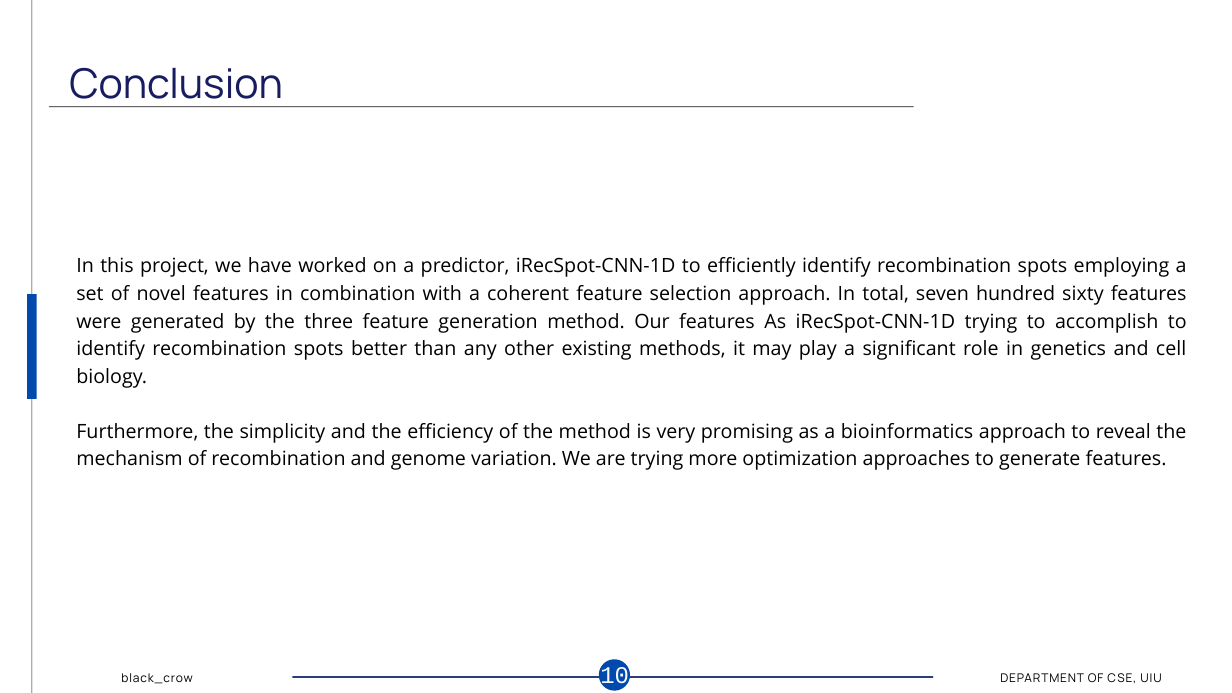
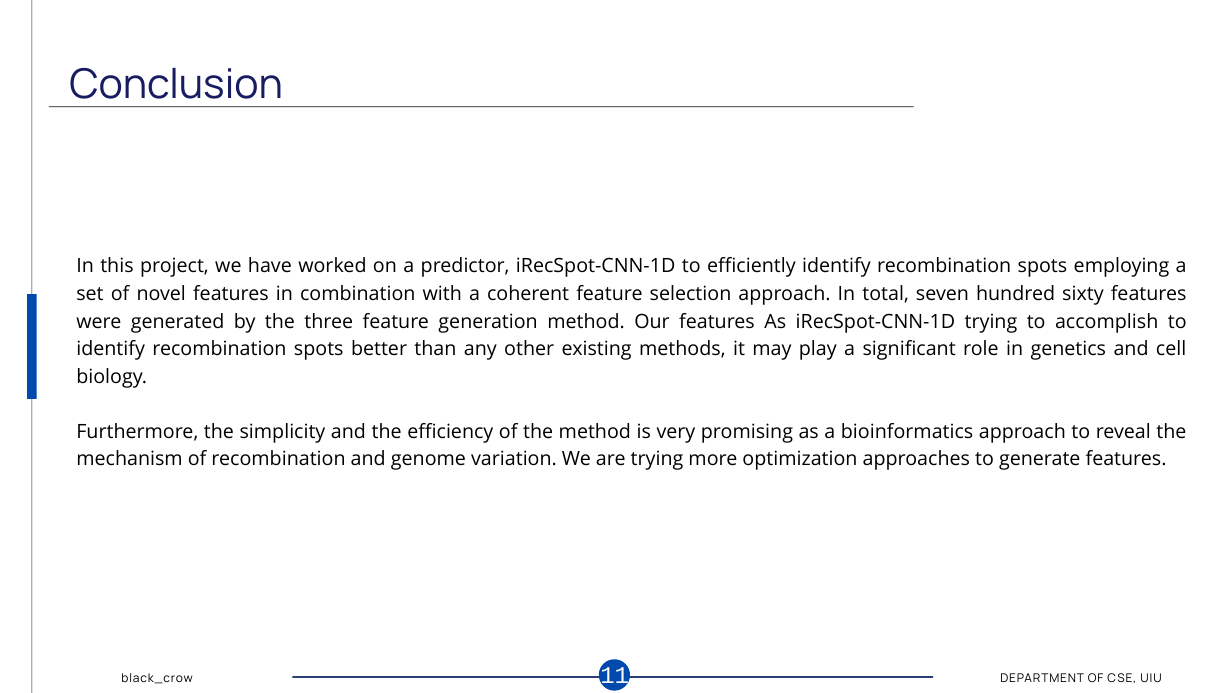
Before and after one commit to oii-nasif/Pattern-Recognition, a slide deck: slide 12 of hotspot/iRSpot-CNN-1D_final.pptx (slide 11 before the commit). Drawn at 1232x693 pixels with LibreOffice and Linux fonts; fonts in the diff are those of the drawing; background and template pictures are left out. Boxes give left, top, right and bottom in pixels: in the first picture for what was removed or moved away, otherwise in the second. Text is boxed around its words. In the diff, an @@ line names an element or a change of style, - is before the commit and + after.

```diff
--- a/hotspot/iRSpot-CNN-1D_final.pptx
+++ b/hotspot/iRSpot-CNN-1D_final.pptx
@@ text at box(600, 665, 629, 690): text changed @@
-10
+11
```
Also in this commit, not shown: 4 other slides changed, 1 slide added, 1 other file.
